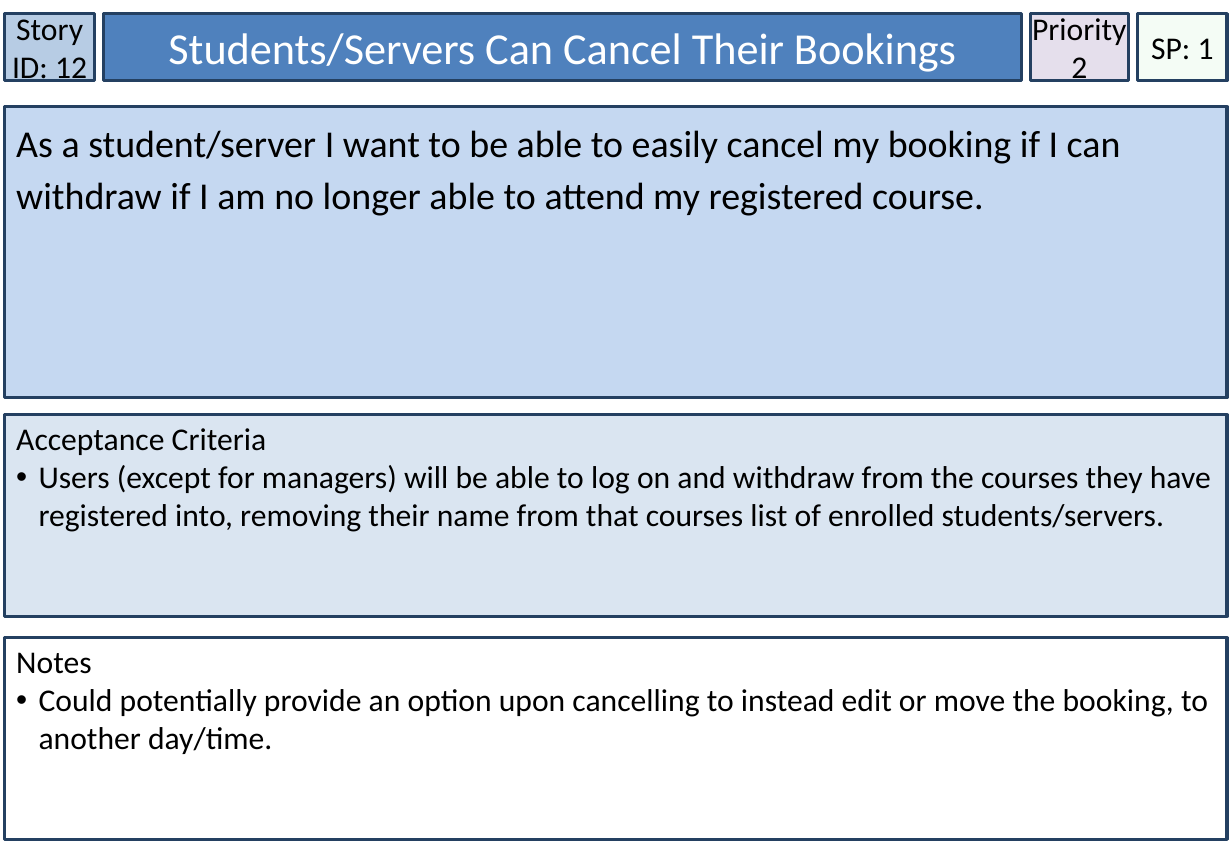
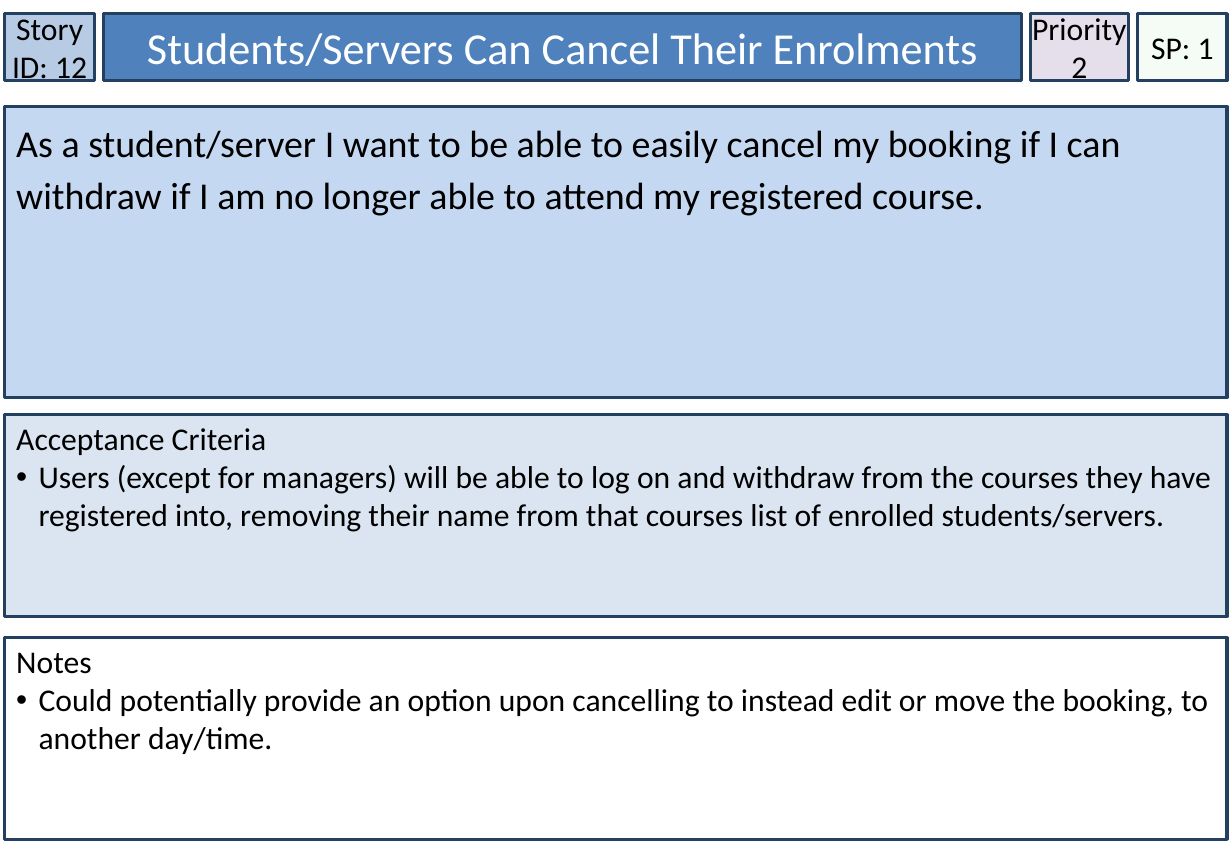
Before and after one commit to tross78/IFB299, a slide deck: slide 21 of User Stories.pptx (slide 18 before the commit). Drawn at 1232x853 pixels with LibreOffice and Linux fonts; fonts in the diff are those of the drawing. Boxes give left, top, right and bottom in pixels: in the first picture for what was removed or moved away, otherwise in the second. Text is boxed around its words. In the diff, an @@ line names an element or a change of style, - is before the commit and + after.

```diff
--- a/User Stories.pptx
+++ b/User Stories.pptx
@@ text in rectangle at [147, 33, 978, 66]: text changed @@
-Students/Servers Can Cancel Their Bookings
+Students/Servers Can Cancel Their Enrolments
```
Also in this commit, not shown: 9 other slides changed, 2 slides added, 1 slide removed, 1 other file.
